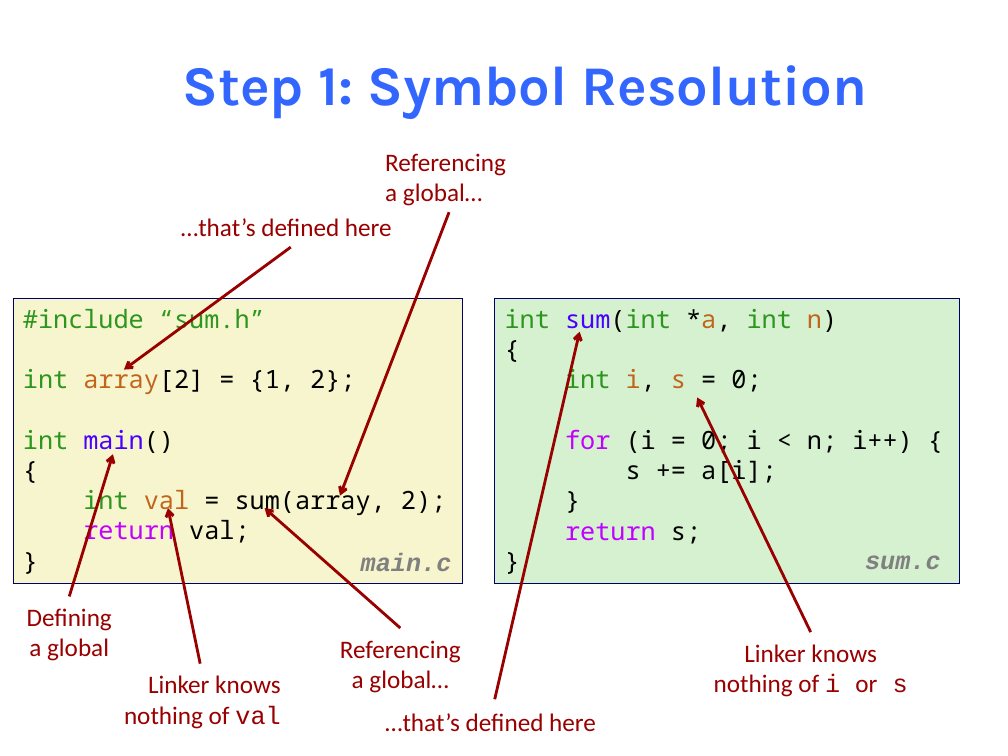
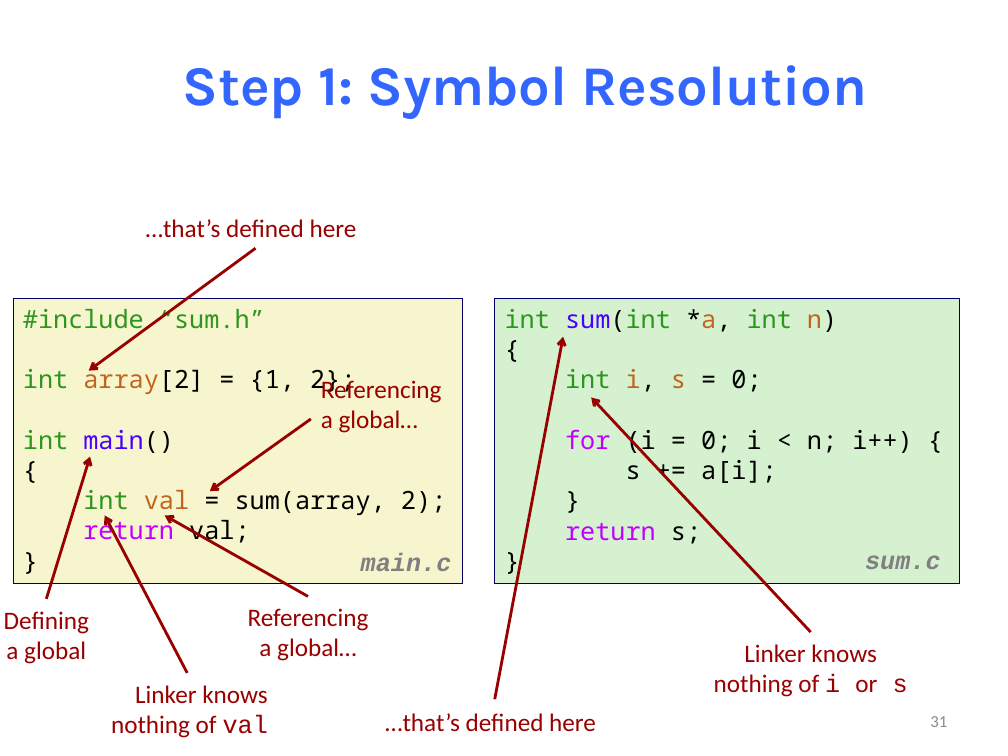
Before and after one commit to NYU-CSO/nyu-cso.github.io, a slide deck: slide 31 of notes/13-optimization-linking.pptx (slide 30 before the commit). Drawn at 1008x756 pixels with LibreOffice and Linux fonts; fonts in the diff are those of the drawing. Boxes give left, top, right and bottom in pixels: in the first picture for what was removed or moved away, otherwise in the second. Text is boxed around its words. In the diff, an @@ line names an element or a change of style, - is before the commit and + after.

```diff
--- a/notes/13-optimization-linking.pptx
+++ b/notes/13-optimization-linking.pptx
@@ text "…that’s defined here": place and size @@
-text "…that’s defined here" at bbox=[181, 218, 392, 237]
+text "…that’s defined here" at bbox=[146, 219, 357, 238]
@@ arrow moved from (290, 247) - (124, 370) to (256, 248) - (89, 371) @@
@@ arrow moved from (495, 700) - (580, 332) to (495, 700) - (563, 337) @@
@@ text "Referencing": place and size @@
-text "Referencing" at bbox=[385, 153, 506, 206]
+text "Referencing" at bbox=[321, 378, 442, 433]
@@ arrow moved from (450, 213) - (340, 496) to (310, 419) - (210, 491) @@
@@ arrow moved from (810, 632) - (698, 397) to (810, 632) - (592, 397) @@
@@ arrow moved from (70, 597) - (113, 455) to (46, 599) - (90, 457) @@
@@ arrow moved from (201, 663) - (168, 508) to (187, 673) - (105, 515) @@
@@ arrow moved from (400, 628) - (265, 508) to (308, 597) - (164, 515) @@
@@ text "Defining": place and size @@
-text "Defining" at bbox=[27, 608, 112, 661]
+text "Defining" at bbox=[4, 611, 89, 664]
@@ text "Referencing": place and size @@
-text "Referencing" at bbox=[340, 640, 461, 693]
+text "Referencing" at bbox=[248, 608, 369, 661]
@@ text "Linker knows": place and size @@
-text "Linker knows" at bbox=[124, 675, 280, 729]
+text "Linker knows" at bbox=[111, 685, 268, 738]
@@ page number added at bbox=[930, 716, 947, 727], 12 pt, text #8C8C8C @@
+31
```
Also in this commit, not shown: 39 other slides changed, 2 slides added, 3 other files.
